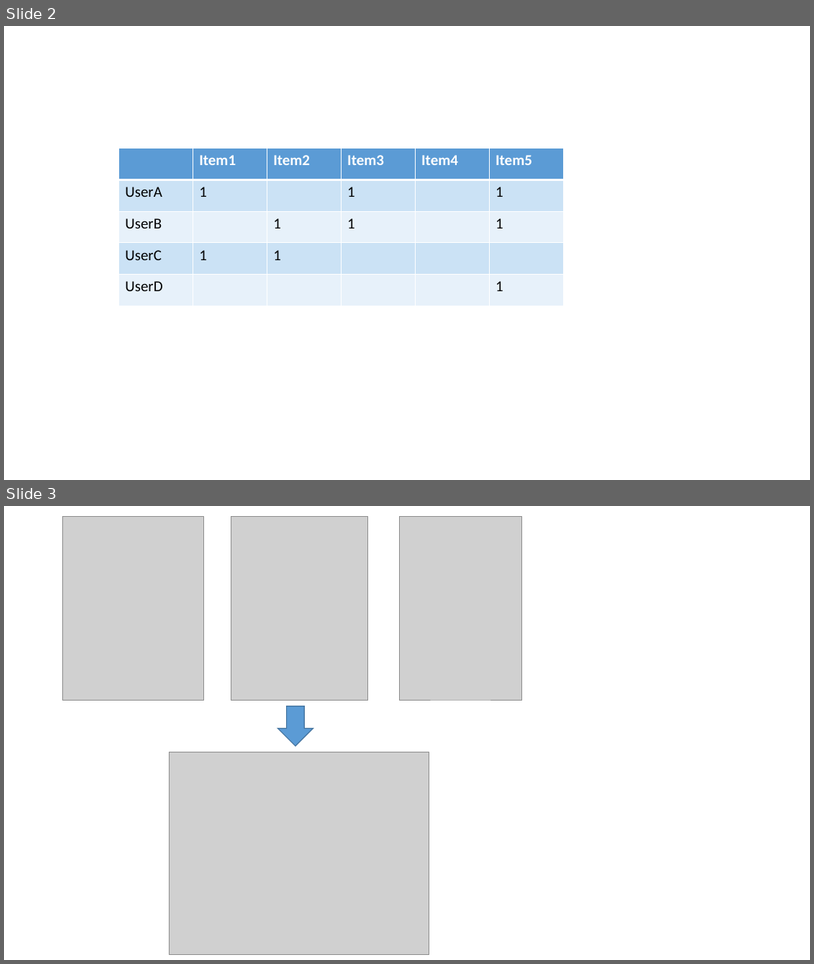
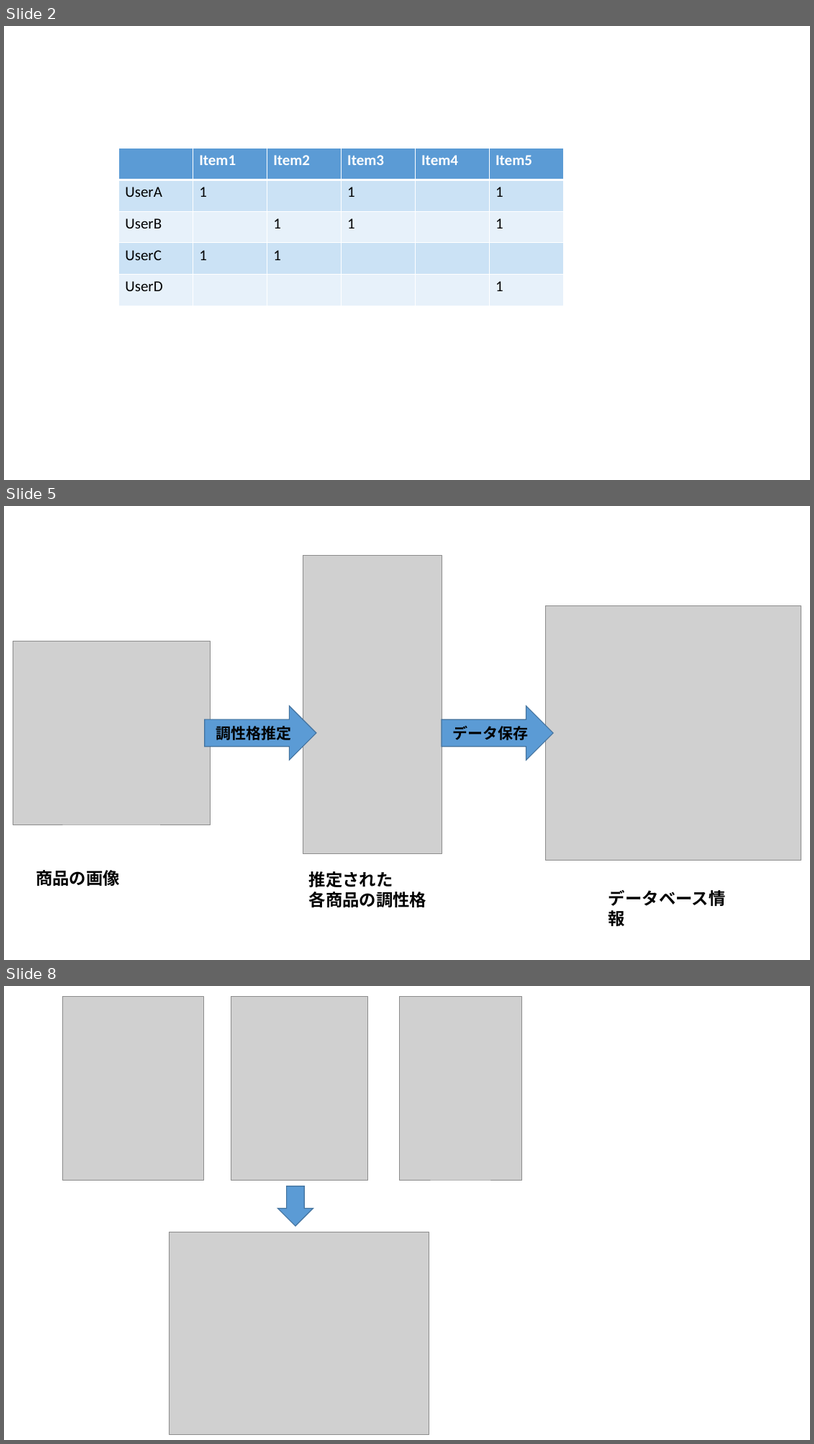
Before and after one commit to we333/m2_paper, a slide deck: ppt.pptx. Shown one above the other, each under a label of ours: slides 2 and 3 before the commit, slides 2, 5 and 8 after it; the slides between them are not shown. The pictures are 814x964 and 814x1444 pixels, drawn with LibreOffice and Linux fonts; fonts in the diff are those of the drawing; grey boxes stand for pictures. Boxes give left, top, right and bottom in pixels: in the first picture for what was removed or moved away, otherwise in the second. Text is boxed around its words. In the diff, an @@ line names an element or a change of style, - is before the commit and + after.

```diff
--- a/ppt.pptx
+++ b/ppt.pptx
@@ slide 5 added at (4, 506, 810, 960), background #FFFFFF @@
@@ picture added at (304, 556, 442, 854) @@
@@ picture added at (545, 606, 801, 860) @@
@@ picture added at (13, 641, 210, 825) @@
@@ right arrow added at (205, 705, 316, 760), fill #5B9BD5, outline #43739E 1 pt, 18 pt, text #000000, bold @@
+調性格推定
@@ right arrow added at (442, 705, 554, 760), fill #5B9BD5, outline #43739E 1 pt, 18 pt, text #000000, bold @@
+データ保存
@@ text added at (36, 870, 120, 885), 20 pt, text #000000, bold @@
+商品の画像
@@ text added at (309, 871, 427, 907), 20 pt, text #000000, bold @@
+推定された
+各商品の調性格
@@ text added at (609, 890, 725, 929), 20 pt, text #000000, bold @@
+データベース情報
@@ what was slide 3 is now slide 8 @@
```
Also in this commit, not shown: 4 other slides added, 1 other file.
